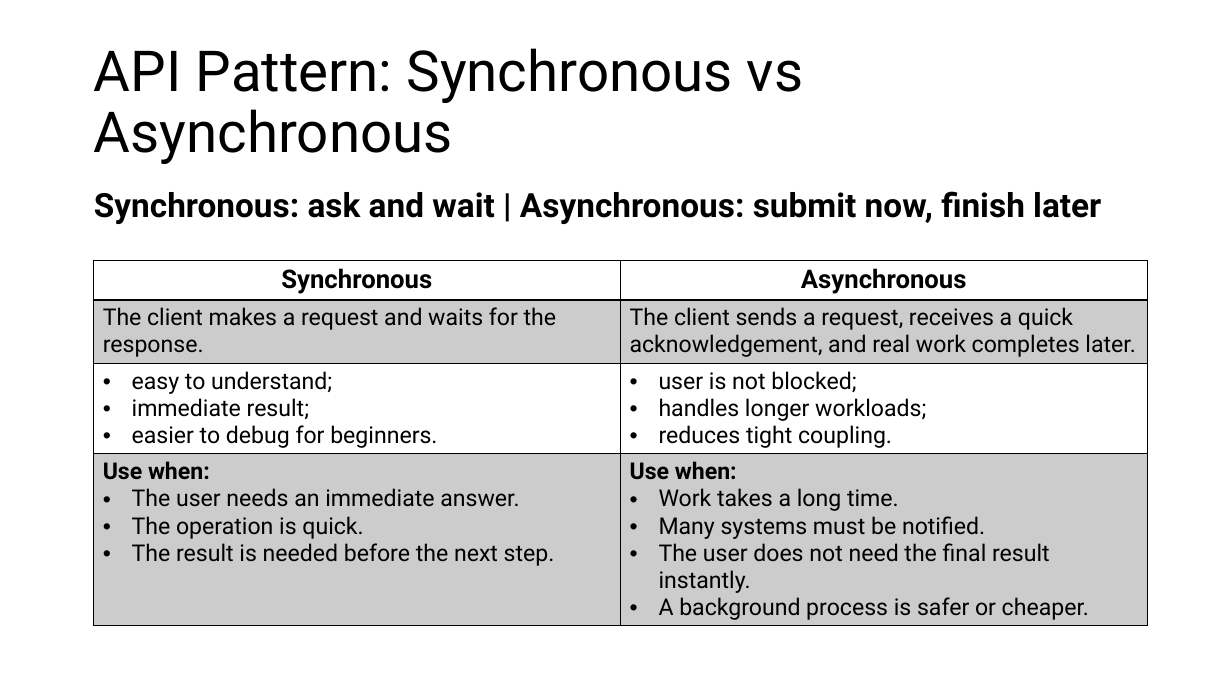
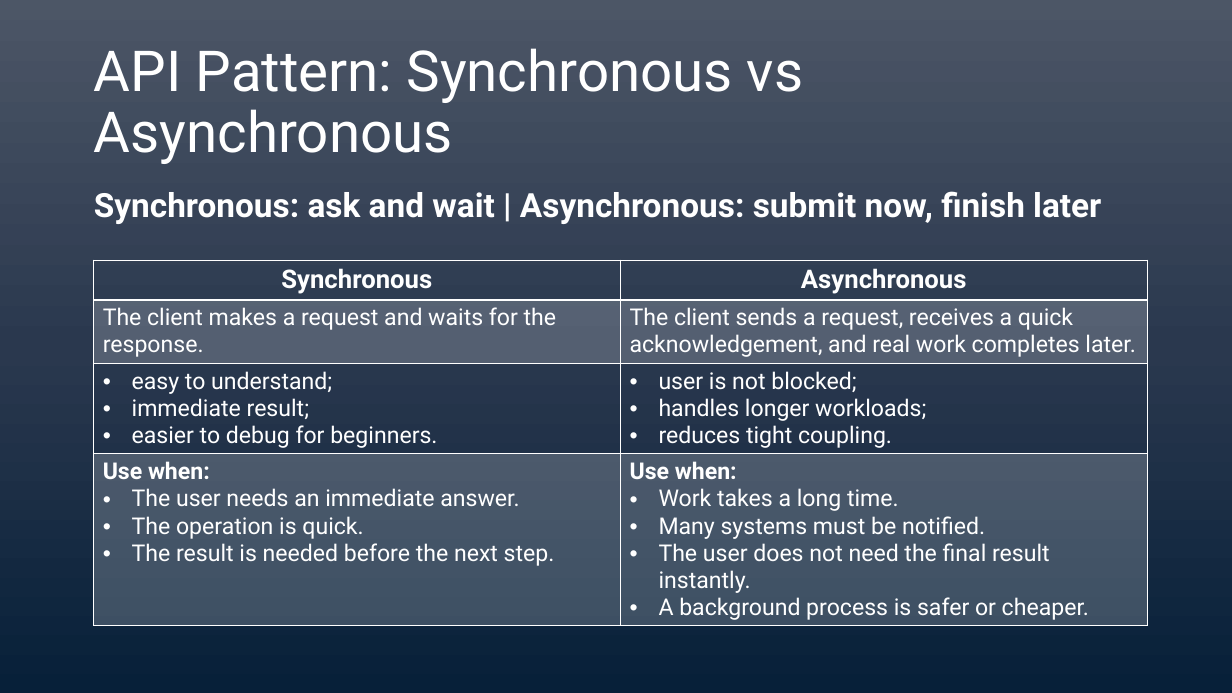
Before and after one commit to imtrainer2020/AdvancedAPI, a slide deck: slide 13 of Slides/Day 1/L1 - API.pptx. Drawn at 1232x693 pixels with LibreOffice and Linux fonts; fonts in the diff are those of the drawing. Boxes give left, top, right and bottom in pixels: in the first picture for what was removed or moved away, otherwise in the second. Text is boxed around its words. In the diff, an @@ line names an element or a change of style, - is before the commit and + after.

```diff
--- a/Slides/Day 1/L1 - API.pptx
+++ b/Slides/Day 1/L1 - API.pptx
@@ background #FFFFFF to gradient #4D5667 to #2B394F to #072139 @@
@@ title "API Pattern: Synchronous vs Asynchronous" at (x1=94, y1=48, x2=803, y2=164): text colour #000000 to #FFFFFF @@
@@ text "Synchronous: ask and wait | ..." at (x1=94, y1=191, x2=1101, y2=224): text colour #000000 to #FFFFFF @@
@@ table at (x1=93, y1=261, x2=1147, y2=624) @@
@@ fill #000000 at 20% opacity to #FFFFFF at 20% opacity in 4 cells @@
@@ text colour #000000 to #FFFFFF @@
@@ borders changed @@
```
Also in this commit, not shown: 11 other slides changed, 6 slides added, 6 slides removed, 7 other files.
